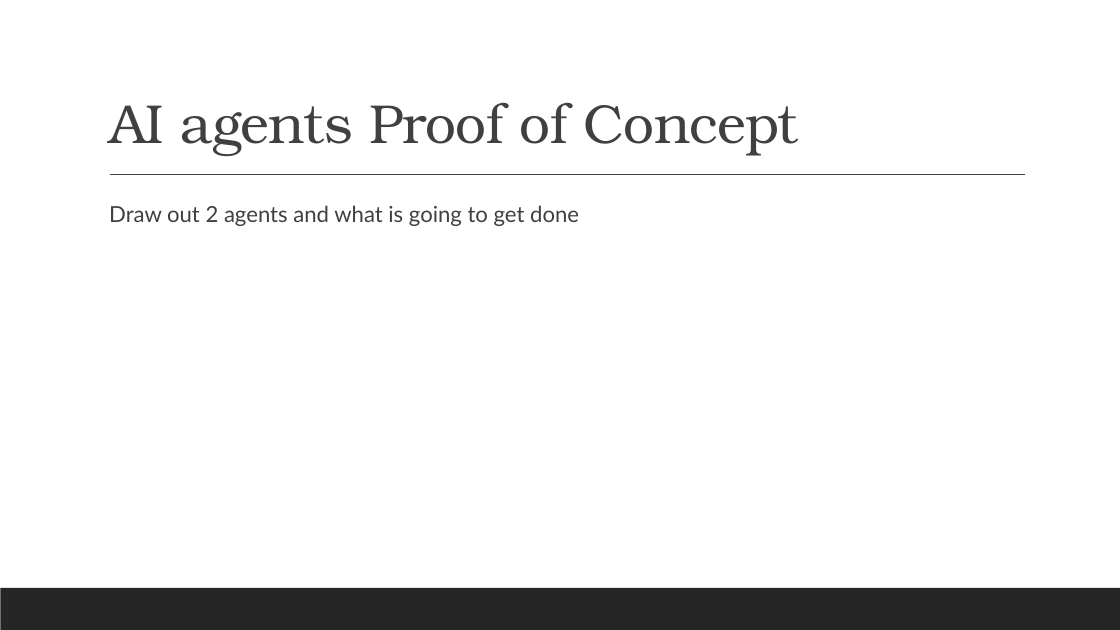
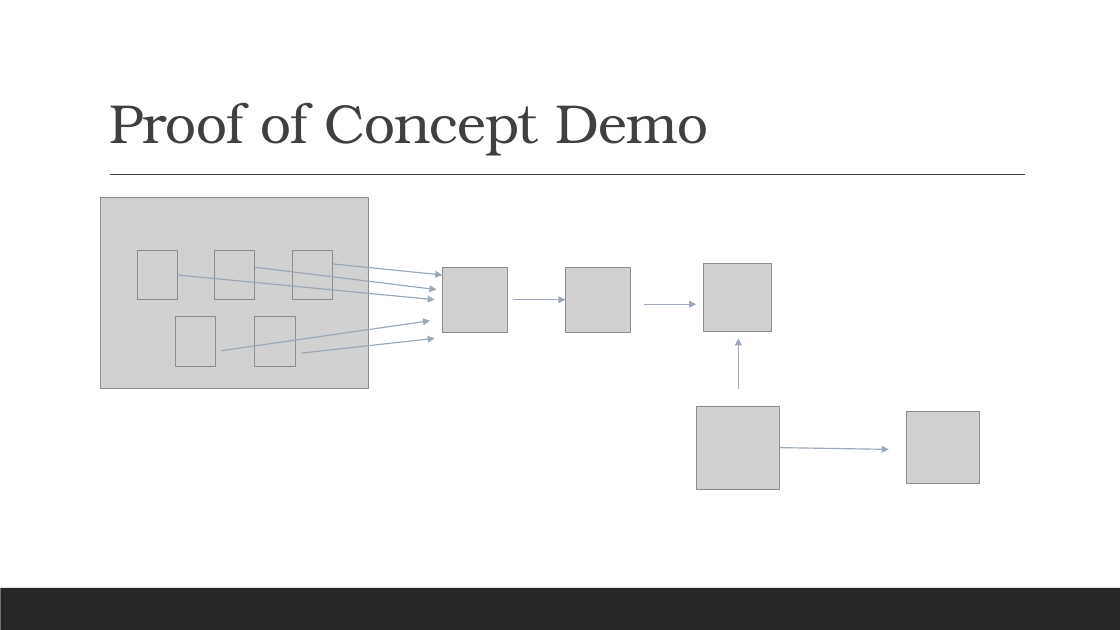
Before and after one commit to gabrielchanyk/pdf-ppt_agentic_workflow, a slide deck: slide 8 of AI Agents.pptx (slide 7 before the commit). Drawn at 1120x630 pixels with LibreOffice and Linux fonts; fonts in the diff are those of the drawing; grey boxes stand for pictures. Boxes give left, top, right and bottom in pixels: in the first picture for what was removed or moved away, otherwise in the second. Text is boxed around its words. In the diff, an @@ line names an element or a change of style, - is before the commit and + after.

Commit message:
pptx update

```diff
--- a/AI Agents.pptx
+++ b/AI Agents.pptx
@@ title at <box>109,102,708,156</box>: text changed @@
-AI agents Proof of Concept
+Proof of Concept Demo
@@ picture added at <box>101,197,369,389</box> @@
@@ text removed at <box>109,205,579,226</box> @@
-  Draw out 2 agents and what is going to get done
@@ picture added at <box>137,250,177,300</box> @@
@@ picture added at <box>215,250,255,300</box> @@
@@ arrow added from (255, 267) to (437, 290), #9BA8B7 1 pt @@
@@ picture added at <box>292,250,333,300</box> @@
@@ arrow added from (333, 264) to (443, 275), #9BA8B7 1 pt @@
@@ picture added at <box>443,267,507,332</box> @@
@@ picture added at <box>565,267,630,332</box> @@
@@ picture added at <box>704,264,772,332</box> @@
@@ arrow added from (177, 275) to (434, 300), #9BA8B7 1 pt @@
@@ picture added at <box>175,317,215,366</box> @@
@@ arrow added from (222, 350) to (430, 321), #9BA8B7 1 pt @@
@@ picture added at <box>255,317,295,366</box> @@
@@ arrow added from (513, 300) to (565, 300), #9BA8B7 1 pt @@
@@ arrow added from (644, 304) to (697, 304), #9BA8B7 1 pt @@
@@ arrow added from (302, 353) to (434, 339), #9BA8B7 1 pt @@
@@ arrow added from (739, 389) to (739, 339), #9BA8B7 1 pt @@
@@ picture added at <box>697,406,780,489</box> @@
@@ picture added at <box>907,412,979,484</box> @@
@@ arrow added from (780, 448) to (889, 450), #9BA8B7 1 pt @@
```
Also in this commit, not shown: 4 other slides changed, 5 slides added, 4 slides removed.
